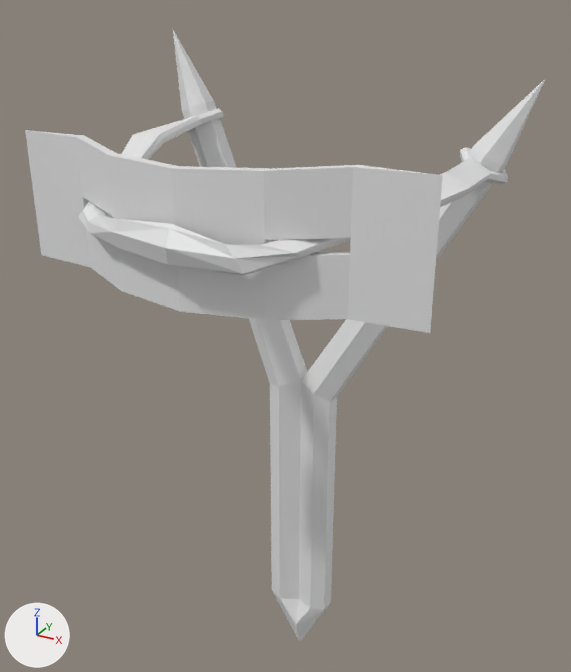
One commit to the Blender file to be imported/blender/estilingue.blend: the scene before it, then after it.
Camera for both pictures: a camera (50 mm lens) standing at (7.1, -11.38, 4.18) and looking at (1.51, -1.23, -0.9). Lighting does not change. The marker at lower left points along +X, +Y and +Z.
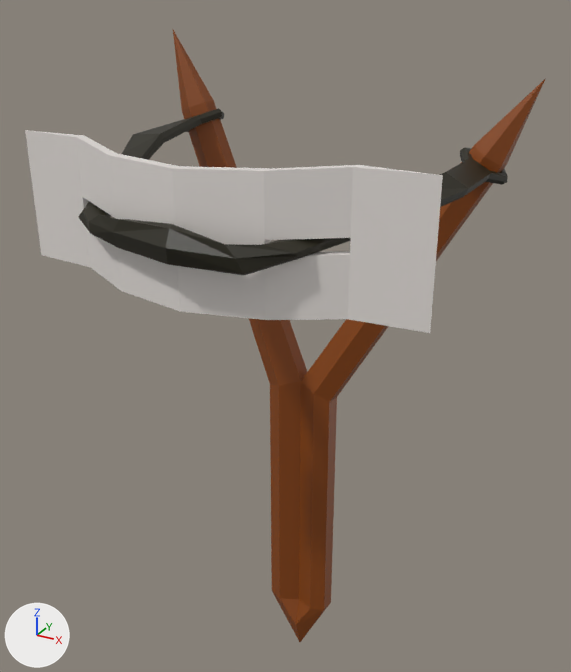
Edits to the bpy script that builds the scene:
```text
Add mat_material:
    mat_material = principled_material('Material')
    mat_material.base_color = (0.256, 0.0591, 0.0021)  # brown #8a4507
Add mat_fether:
    mat_fether = principled_material('fether')
    mat_fether.base_color = (0.8, 0.755, 0.72)  # white #e7e1dd
Add mat_rubberband:
    mat_rubberband = principled_material('rubberband')
    mat_rubberband.base_color = (0.0163, 0.0136, 0.00384)  # black #221f0c
Change me_cylinder_001:
    where me_cylinder_001.from_pydata(...)  # 276 vertices, 294 faces; spans x -8.1..23.1, y -21.9..3.4, z -2.5..1.1
    used by ob_cylinder; location = (0.0, 0.0, 0.0); rotation_euler = (0.0, -0.346, 0.0), in degrees (0, -20, 0); scale = (0.237, 0.204, 3.32)
    me_cylinder_001 part 1: 44 of the faces centred in x -7.6..3.1, y -1.1..1.3, z -2.4..0.9 switch from no material to mat_material (brown #8a4507)
    me_cylinder_001 part 2: 6 of the faces centred in x 9.9..11.6, y -0.1..2.0, z -0.4..-0.3 switch from no material to mat_material (brown #8a4507)
    me_cylinder_001 part 3: 6 of the faces centred in x 19.9..20.8, y 1.1..2.4, z 0.2..0.3 switch from no material to mat_material (brown #8a4507)
    me_cylinder_001 part 4: 64 of the faces centred in x -0.5..15.5, y -21.3..-9.2, z 0.1..0.6 switch from no material to mat_rubberband (black #221f0c)
    me_cylinder_001 part 5: 40 of the faces centred in x -1.3..1.3, y -4.8..1.7, z 0.6..0.7 switch from no material to mat_rubberband (black #221f0c)
    me_cylinder_001 part 6: 34 of the faces centred in x 17.4..19.4, y 0.2..3.3, z 0.0..0.2 switch from no material to mat_rubberband (black #221f0c)
    me_cylinder_001 part 7: 12 of the faces centred in x 17.2..19.1, y -7.0..-2.6, z 0.0..0.1 switch from no material to mat_rubberband (black #221f0c)
    me_cylinder_001 part 8: 76 of the faces centred in x -1.4..19.5, y -19.7..-17.2, z -0.2..0.7 switch from no material to mat_fether (white #e7e1dd)
```

Changed parts and their boxes [x1, y1, x2, y2] in the pictures (571 x 672 px):
part 1 of me_cylinder_001, recoloured (white to brown)
    both: [173, 30, 337, 642]
part 2 of me_cylinder_001, recoloured (white to brown)
    both: [301, 146, 506, 402]
part 3 of me_cylinder_001, recoloured (white to brown)
    both: [474, 78, 546, 166]
part 4 of me_cylinder_001, recoloured (white to black)
    both: [79, 134, 350, 275]
part 5 of me_cylinder_001, recoloured (white to black)
    both: [136, 108, 224, 143]
part 6 of me_cylinder_001, recoloured (white to black)
    both: [460, 147, 508, 185]
part 7 of me_cylinder_001, recoloured
    both: [440, 159, 491, 207]
part 8 of me_cylinder_001, recoloured
    both: [25, 130, 443, 333]
